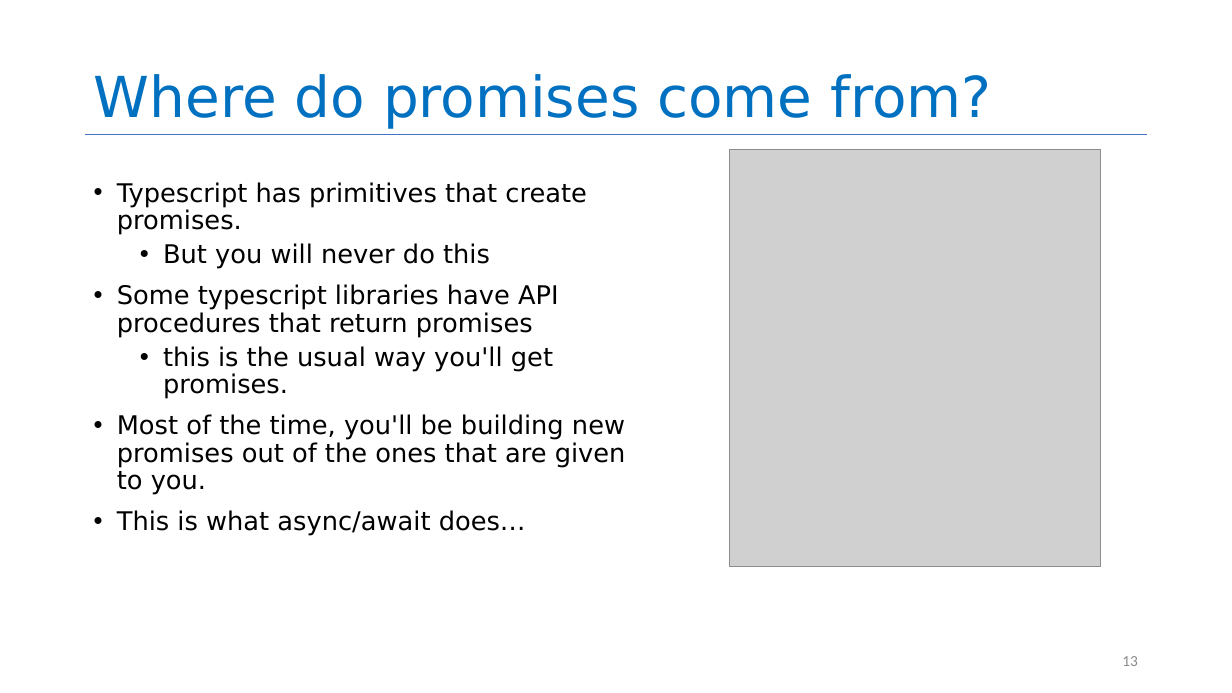
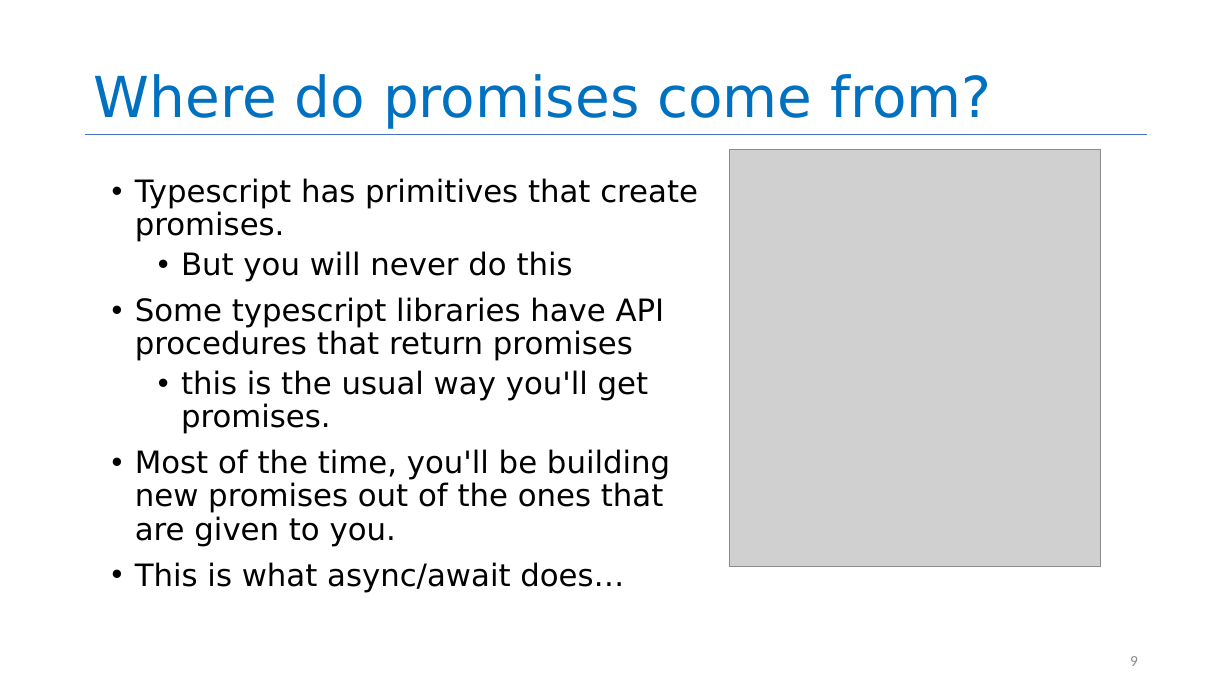
Before and after one commit to neu-se/CS4530-Fall-2024, a slide deck: slide 9 of Slides/Module 06 Concurrency Patterns in Typescript.pptx (slide 13 before the commit). Drawn at 1232x693 pixels with LibreOffice and Linux fonts; fonts in the diff are those of the drawing; grey boxes stand for pictures. Boxes give left, top, right and bottom in pixels: in the first picture for what was removed or moved away, otherwise in the second. Text is boxed around its words. In the diff, an @@ line names an element or a change of style, - is before the commit and + after.

```diff
--- a/Slides/Module 06 Concurrency Patterns in Typescript.pptx
+++ b/Slides/Module 06 Concurrency Patterns in Typescript.pptx
@@ text "Typescript has primitives that create ...": place and size @@
-text "Typescript has primitives that create ..." at <box>117,182,626,536</box>
+text "Typescript has primitives that create ..." at <box>135,178,698,593</box>
@@ text "Typescript has primitives that create ..." at <box>135,178,698,593</box>: size 20 to 24 pt @@
@@ page number at <box>1130,656,1138,666</box>: text changed @@
-13
+9
```
Also in this commit, not shown: 4 other slides changed, 2 slides added, 4 slides removed, 1 other file.
